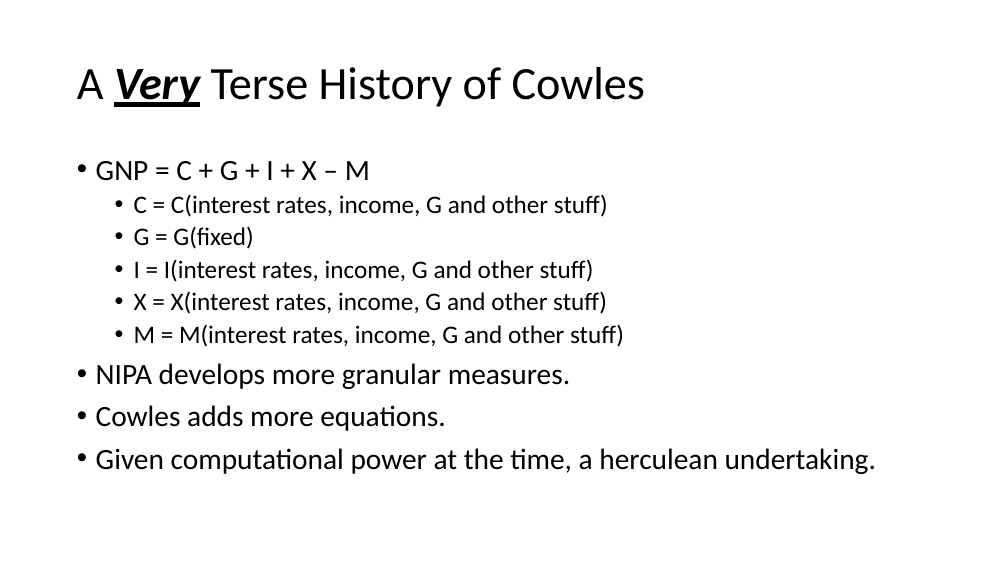
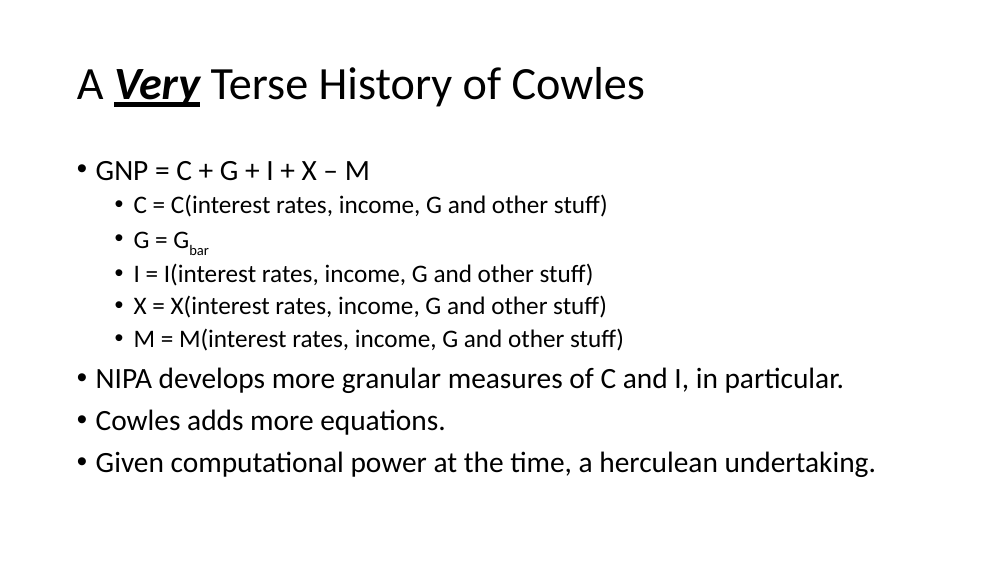
Before and after one commit to thsavage/Public-Presentations, a slide deck: slide 4 of It Ain't AI.pptx. Drawn at 1008x567 pixels with LibreOffice and Linux fonts; fonts in the diff are those of the drawing. Boxes give left, top, right and bottom in pixels: in the first picture for what was removed or moved away, otherwise in the second. Text is boxed around its words. In the diff, an @@ line names an element or a change of style, - is before the commit and + after.

```diff
--- a/It Ain't AI.pptx
+++ b/It Ain't AI.pptx
@@ text at box(134, 231, 150, 248): text changed @@
-  • G = G(fixed)
+  • G = Gbar
@@ text at box(96, 367, 844, 393): text changed @@
-• NIPA develops more granular measures.
+• NIPA develops more granular measures of C and I, in particular.
```
Also in this commit, not shown: 10 other slides changed.
